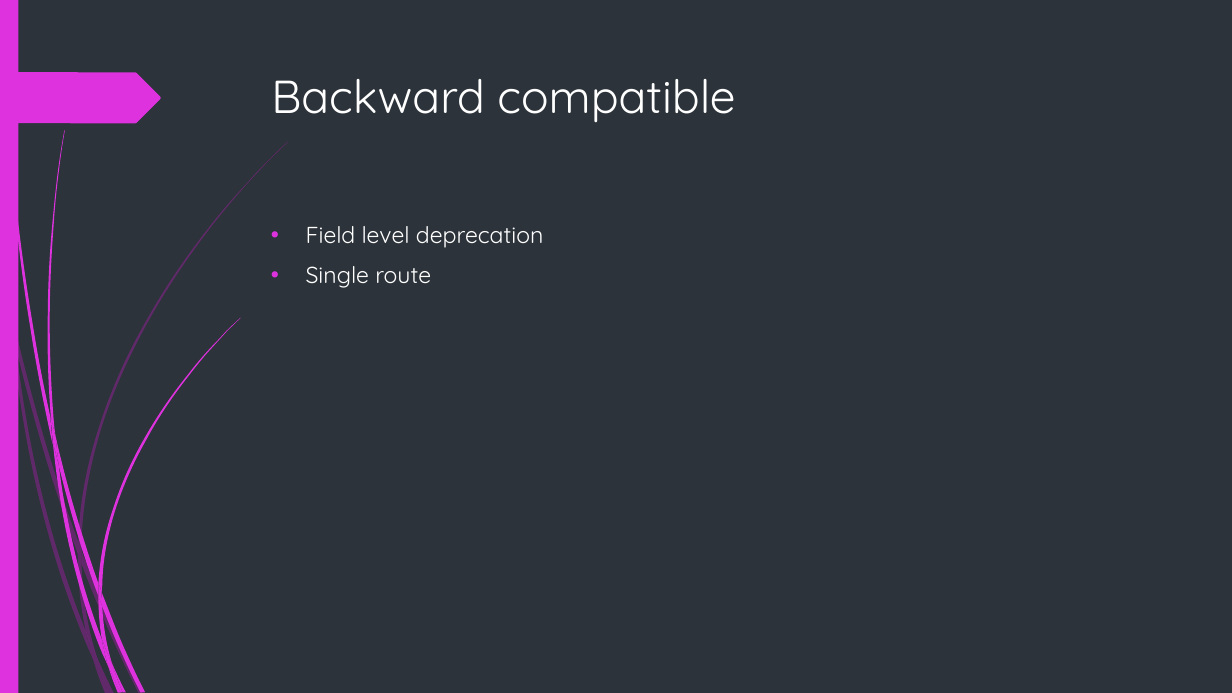
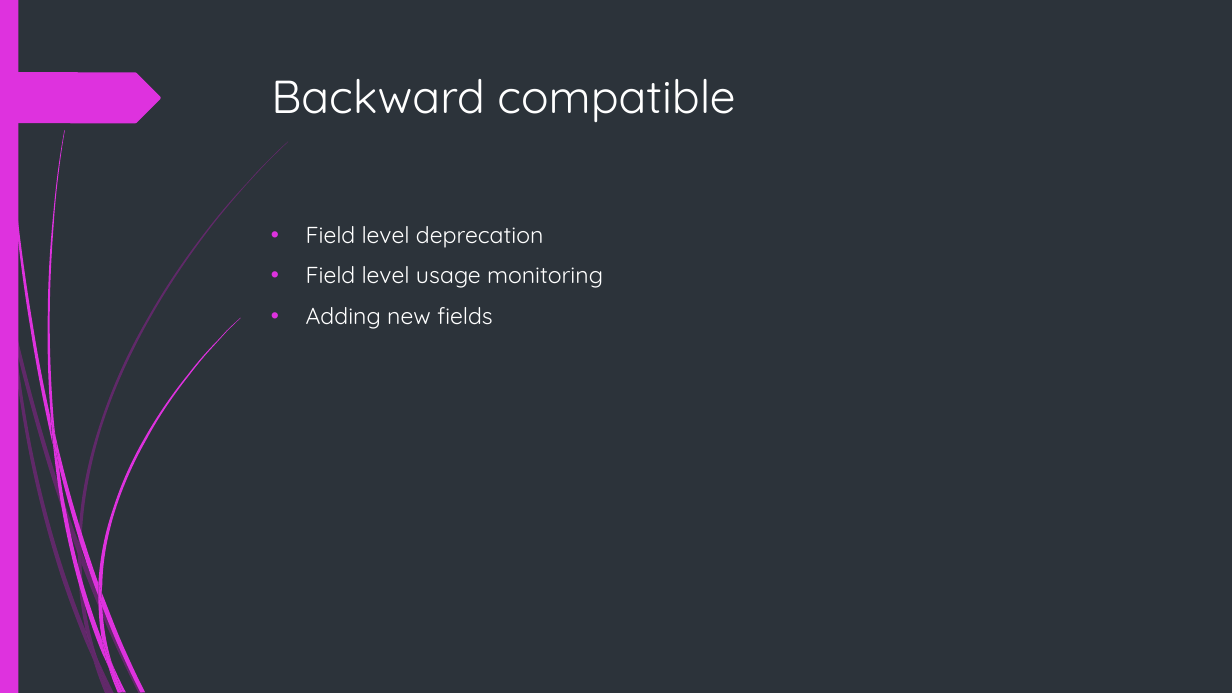
Before and after one commit to natvaldev/tedri, a slide deck: slide 12 of graphql/docs/graphql.pptx (slide 11 before the commit). Drawn at 1232x693 pixels with LibreOffice and Linux fonts; fonts in the diff are those of the drawing. Boxes give left, top, right and bottom in pixels: in the first picture for what was removed or moved away, otherwise in the second. Text is boxed around its words. In the diff, an @@ line names an element or a change of style, - is before the commit and + after.

```diff
--- a/graphql/docs/graphql.pptx
+++ b/graphql/docs/graphql.pptx
@@ text at box(306, 266, 603, 329): text changed @@
-• Single route
+• Field level usage monitoring
+• Adding new fields
```
Also in this commit, not shown: 2 slides added, 8 other files.
